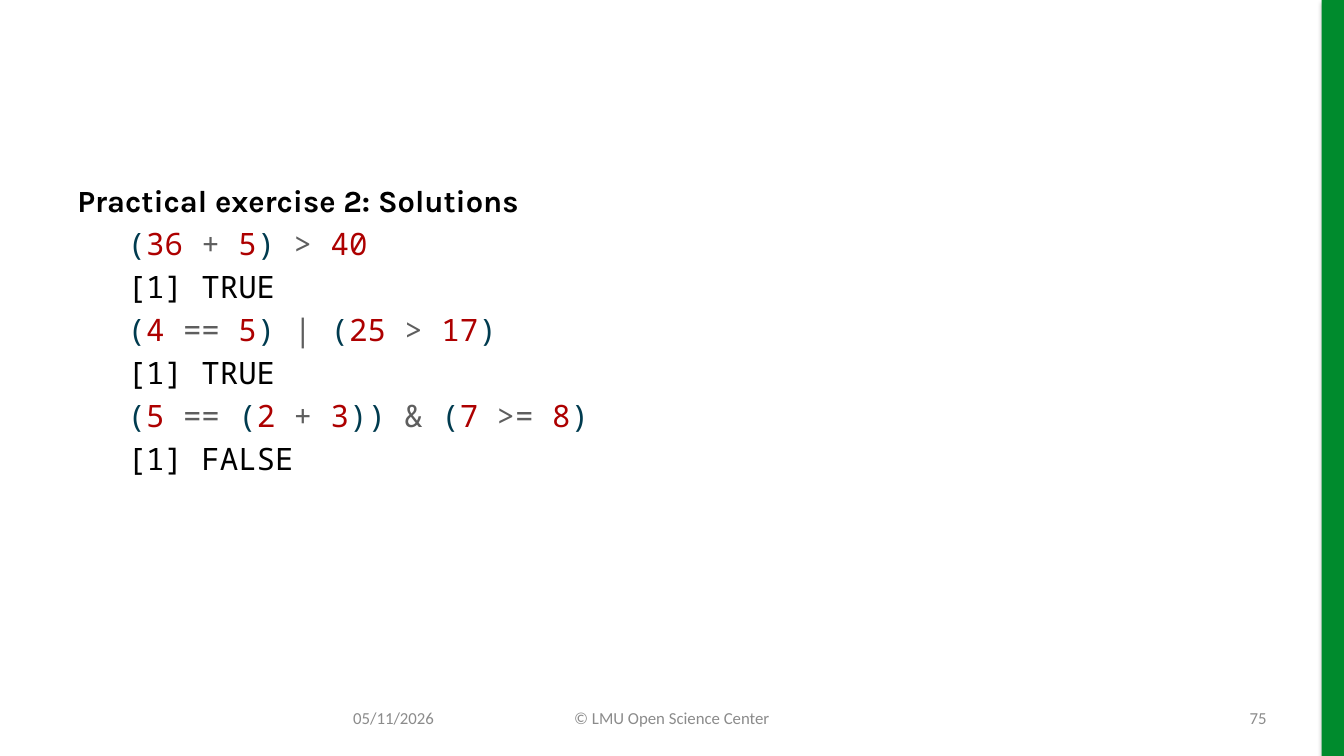
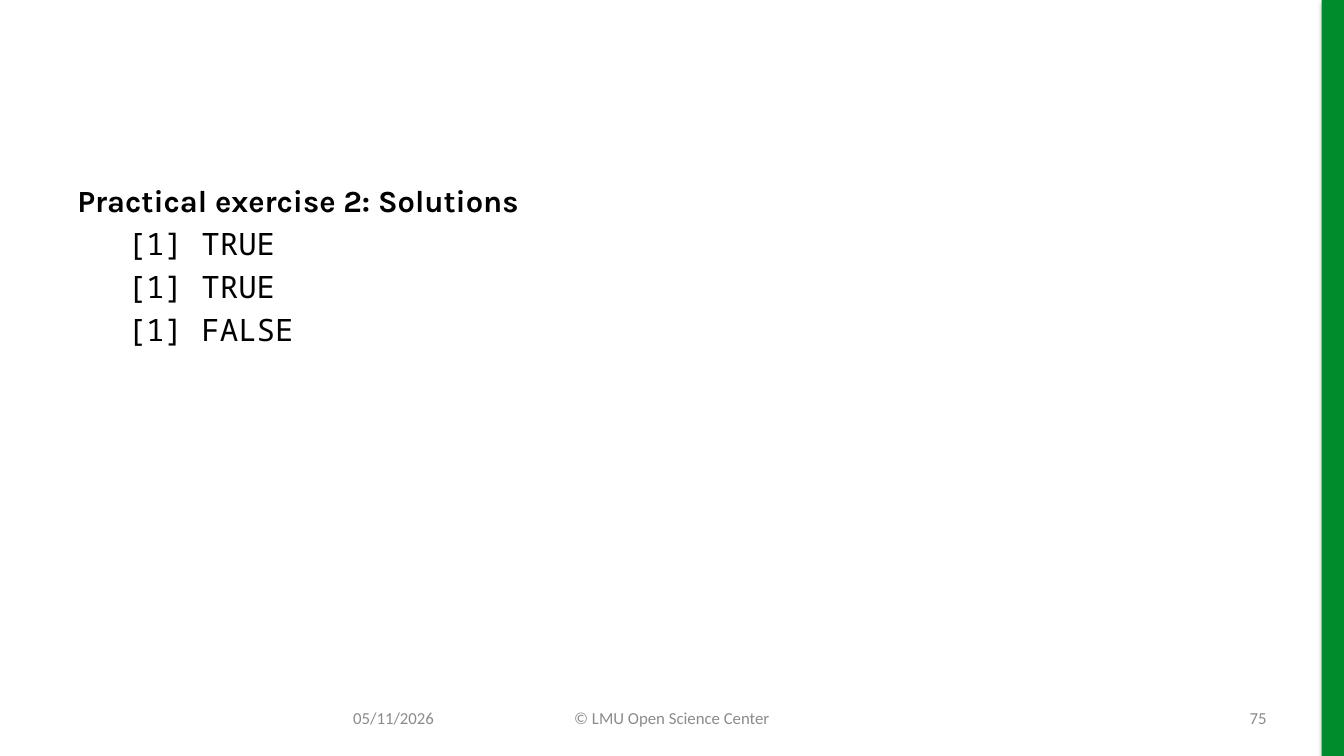
Before and after one commit to lmu-osc/slides-r-part-I, a slide deck: slide 75 of slides-r-part-I.pptx. Drawn at 1344x756 pixels with LibreOffice and Linux fonts; fonts in the diff are those of the drawing; background and template pictures are left out. Boxes give left, top, right and bottom in pixels: in the first picture for what was removed or moved away, otherwise in the second. Text is boxed around its words. In the diff, an @@ line names an element or a change of style, - is before the commit and + after.

```diff
--- a/slides-r-part-I.pptx
+++ b/slides-r-part-I.pptx
@@ text at (128, 232, 368, 260): paragraph removed @@
-(36 + 5) > 40
@@ text at (128, 318, 496, 346): paragraph removed @@
-(4 == 5) | (25 > 17)
@@ text at (128, 404, 589, 432): paragraph removed @@
-(5 == (2 + 3)) & (7 >= 8)
```
Also in this commit, not shown: 29 other slides changed, 34 other files.
